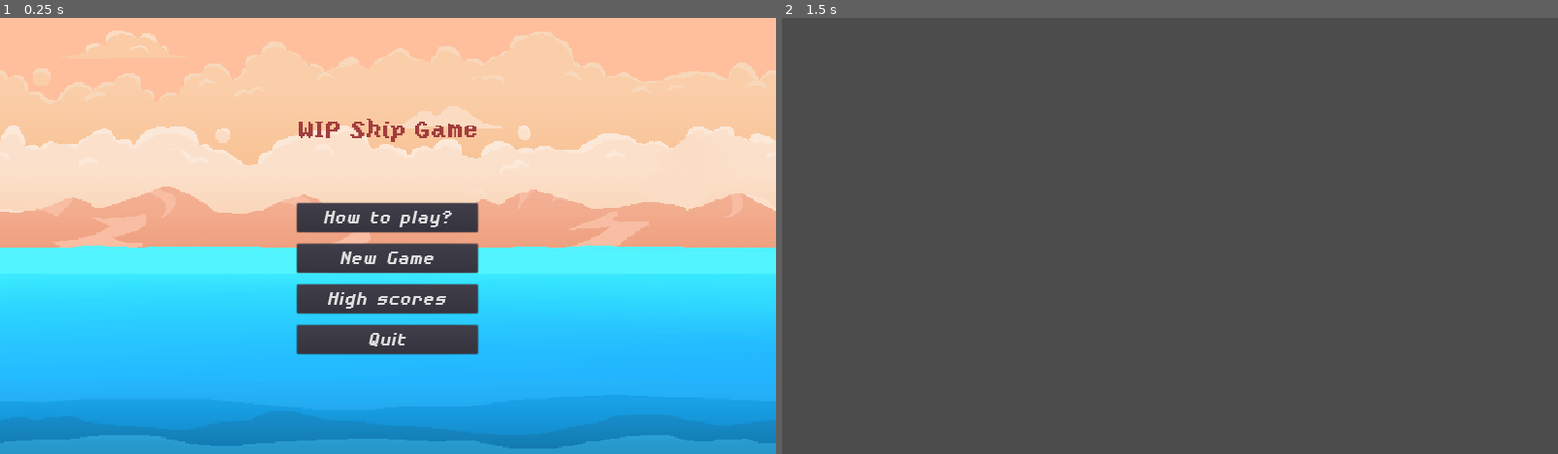
Above: before the commit, frames 1-2 (left to right).
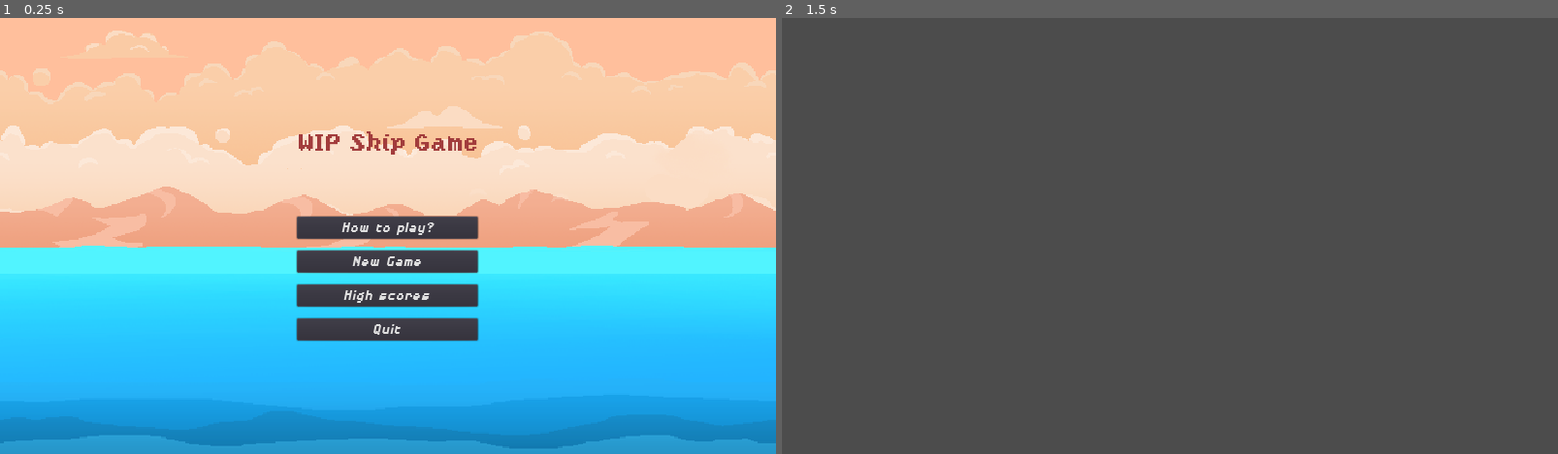
Above: after the commit, the same moments.

Repository: mikkpr/LD42
Game: Godot game, scene res://Scenes/MainMenu.tscn
The game is run twice, just before and just after one commit, with the same random seed, the same clock (stepped at 60 frames per second) and the same inputs.
Inputs (mouse positions are in pixels of both pictures, inside the frame that each line leads up to):
- Up to frame 1 (0.25 s): no input
- Up to frame 2 (1.5 s): click "New Game" at 0.5 s; tap Enter at 1.25 s; move the mouse to (1340, 214) at 1.27 s; click (1340, 214) at 1.42 s

The runs differ from the first frame. In frame 1, 4.7% of the frame differs, in the area x 38-62%, y 23-78%; in frame 2, nothing differs.

Commit message:
improved end screen ui

Diff:
--- a/Fonts/FontText40.tres
+++ b/Fonts/FontText40.tres
@@ -4,7 +4,7 @@
 
 [resource]
 
-size = 40
+size = 30
 use_mipmaps = false
 use_filter = false
 font_data = ExtResource( 1 )
--- a/Scenes/Scoreboard.tscn
+++ b/Scenes/Scoreboard.tscn
@@ -1,18 +1,21 @@
-[gd_scene load_steps=5 format=2]
+[gd_scene load_steps=7 format=2]
 
 [ext_resource path="res://Scripts/Scoreboard.gd" type="Script" id=1]
 [ext_resource path="res://Fonts/FontTitles40.tres" type="DynamicFont" id=2]
 [ext_resource path="res://Fonts/FontText24.tres" type="DynamicFont" id=3]
-[ext_resource path="res://Scripts/Networking.gd" type="Script" id=4]
-
-[node name="Scoreboard" type="Node"]
+[ext_resource path="res://Fonts/FontText40.tres" type="DynamicFont" id=4]
+[ext_resource path="res://Scripts/Networking.gd" type="Script" id=5]
+
+[sub_resource type="Theme" id=1]
+
+
+[node name="Scoreboard" type="Node" index="0"]
 
 script = ExtResource( 1 )
 _sections_unfolded = [ "Anchor", "Grow Direction", "Margin", "Rect", "Size Flags", "custom_constants" ]
 
 [node name="UI" type="MarginContainer" parent="." index="0"]
 
-visible = false
 anchor_left = 0.0
 anchor_top = 0.0
 anchor_right = 1.0
@@ -135,21 +138,24 @@
 anchor_top = 0.0
 anchor_right = 0.0
 anchor_bottom = 0.0
-margin_right = 237.0
-margin_bottom = 75.0
+margin_left = 334.0
+margin_top = -9.0
+margin_right = 496.0
+margin_bottom = 66.0
 rect_pivot_offset = Vector2( 0, 0 )
 rect_clip_content = false
 mouse_filter = 2
 mouse_default_cursor_shape = 0
 size_flags_horizontal = 1
 size_flags_vertical = 4
-text = "Nickname"
+theme = SubResource( 1 )
+text = "Nickname: "
 align = 2
 valign = 1
 percent_visible = 1.0
 lines_skipped = 0
 max_lines_visible = -1
-_sections_unfolded = [ "Margin" ]
+_sections_unfolded = [ "Margin", "Theme", "Visibility", "custom_colors", "custom_fonts", "custom_styles" ]
 
 [node name="TextEdit" type="TextEdit" parent="UI/MarginContainer/EditContainer" index="1"]
 
@@ -157,10 +163,10 @@
 anchor_top = 0.0
 anchor_right = 0.0
 anchor_bottom = 0.0
-margin_left = 255.0
-margin_top = 11.0
-margin_right = 463.0
-margin_bottom = 63.0
+margin_left = 513.0
+margin_top = 4.0
+margin_right = 698.0
+margin_bottom = 52.0
 rect_pivot_offset = Vector2( 0, 0 )
 rect_clip_content = false
 focus_mode = 2
@@ -168,6 +174,7 @@
 mouse_default_cursor_shape = 0
 size_flags_horizontal = 1
 size_flags_vertical = 1
+custom_colors/background_color = Color( 0.832661, 0.845363, 0.875, 1 )
 text = ""
 readonly = false
 highlight_current_line = false
@@ -184,7 +191,7 @@
 caret_blink = false
 caret_blink_speed = 0.65
 caret_moving_by_right_click = true
-_sections_unfolded = [ "Mouse", "Size Flags" ]
+_sections_unfolded = [ "Mouse", "Size Flags", "custom_colors" ]
 
 [node name="Button" type="Button" parent="UI/MarginContainer/EditContainer" index="2"]
 
@@ -192,10 +199,10 @@
 anchor_top = 0.0
 anchor_right = 0.0
 anchor_bottom = 0.0
-margin_left = 207.0
-margin_top = 79.0
-margin_right = 394.0
-margin_bottom = 150.0
+margin_left = 434.0
+margin_top = 83.0
+margin_right = 629.0
+margin_bottom = 132.0
 rect_pivot_offset = Vector2( 0, 0 )
 rect_clip_content = false
 focus_mode = 2
@@ -203,6 +210,7 @@
 mouse_default_cursor_shape = 0
 size_flags_horizontal = 1
 size_flags_vertical = 1
+custom_fonts/font = ExtResource( 4 )
 toggle_mode = false
 enabled_focus_mode = 2
 shortcut = null
@@ -210,7 +218,8 @@
 text = "Submit"
 flat = false
 align = 1
+_sections_unfolded = [ "custom_colors", "custom_fonts" ]
 
 [node name="Networking" type="Node" parent="." index="1"]
 
-script = ExtResource( 4 )
+script = ExtResource( 5 )
--- a/Scripts/Scoreboard.gd
+++ b/Scripts/Scoreboard.gd
@@ -5,7 +5,7 @@
 onready var networking = $Networking
 
 func _ready():
-
+	$UI/MarginContainer/Scores/Loading.visible = false
 	networking.connect("load_complete", self, "load_complete")
 	pass
 
